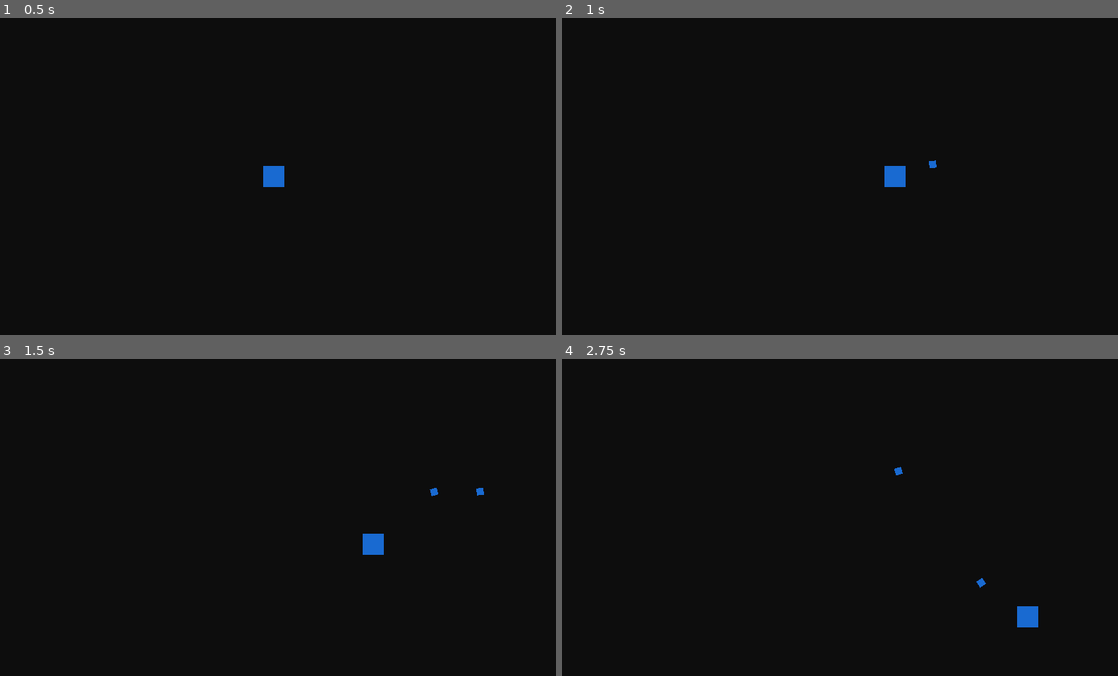
Above: before the commit, frames 1-4 (two rows, left to right).
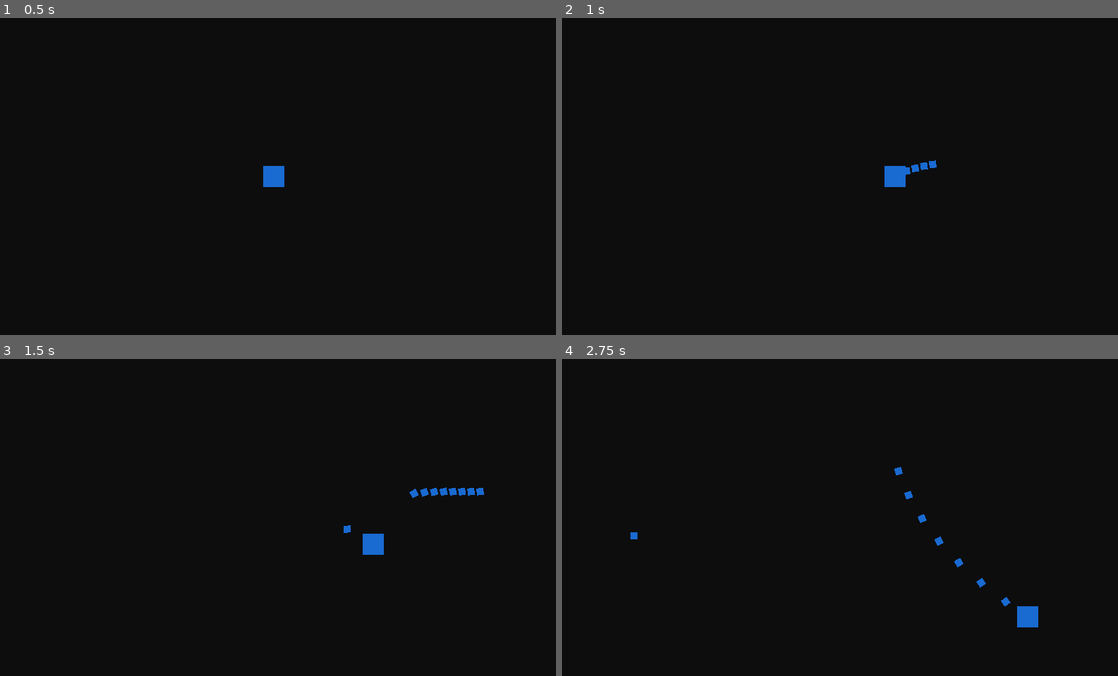
Above: after the commit, the same moments.

Repository: Gui-dev/shooter
Game: Godot game, scene res://levels/LevelOne.tscn
Two runs of this game, one before a commit and one after it. Both use one fixed random seed, a clock stepped at 60 frames per second and the inputs below. The project has no main scene, so this scene is started directly.
Inputs (mouse positions are in pixels of both pictures, inside the frame that each line leads up to):
- Up to frame 1 (0.5 s): no input
- Up to frame 2 (1 s): tap Enter at 0.5 s; move the mouse to (962, 160) at 0.52 s; hold D (right) from 0.53 s (still down); hold Space (shooter) from 0.53 s (still down)
- Up to frame 3 (1.5 s): move the mouse to (161, 533) at 1.27 s; release D (right) at 1.28 s; release Space (shooter) at 1.28 s; hold S (down) from 1.28 s (still down); tap Space (shooter) at 1.35 s
- Up to frame 4 (2.75 s): move the mouse to (890, 447) at 2.02 s; release S (down) at 2.03 s; hold D (right) from 2.03 s (still down); hold Space (shooter) from 2.03 s (still down)

Frame 1 is identical in both runs. In frame 2, less than 0.1% of the frame differs, in the area x 61-66%, y 45-50%; in frame 3, 0.2%, in the area x 61-86%, y 40-55%; in frame 4, 0.2%.

Commit message:
feat: add global variable player

Diff:
--- a/scenes/Player.tscn
+++ b/scenes/Player.tscn
@@ -10,7 +10,7 @@
 script = ExtResource( 1 )
 
 [node name="load_timer" type="Timer" parent="."]
-wait_time = 0.5
+wait_time = 0.1
 one_shot = true
 
 [connection signal="timeout" from="load_timer" to="." method="_on_load_timer_timeout"]
--- a/scripts/Global.gd
+++ b/scripts/Global.gd
@@ -2,6 +2,7 @@
 
 
 var create_parent_node: Node = null
+var player = null
 
 
 func instance_node(node: PackedScene, location: Vector2, parent: Node2D) -> Node:
--- a/scripts/Player.gd
+++ b/scripts/Player.gd
@@ -5,6 +5,9 @@
 var movement = Vector2.ZERO
 var shots = preload('res://prefabs/Shots.tscn')
 var loaded = true
+
+func _ready() -> void:
+  Global.player = self
 
 
 func _process(delta: float) -> void:
@@ -19,5 +22,9 @@
     $load_timer.start()
 
 
+func _exit_tree() -> void:
+  Global.player = null
+
+
 func _on_load_timer_timeout() -> void:
   loaded = true
